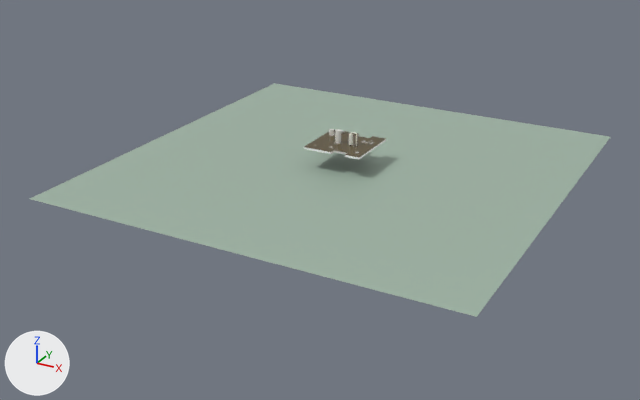
What one commit did to the Blender file Kicad files/Placa_Teste/placa_teste.blend.
The view is the same before and after, from a 50 mm camera at (7.61, -14.9, 6.17) aimed at (-0.24, -0.61, -0.97). The lights are fixed; the arrows at lower left show +X, +Y and +Z.

Before the edit, the objects in view are built like this:
```python
me_pcb_55c3_002 = bpy.data.meshes.new('Pcb_55c3.002')
me_pcb_55c3_002.from_pydata(...)  # 1268 vertices, 1448 faces; spans x -0.623..0.605, y -0.602..0.626, z 0.046..0.084
me_pcb_55c3_002.materials.append(mat_pcb)
me_plane = bpy.data.meshes.new('Plane')
me_plane.from_pydata([(-4.32, -4.32, -0.39), (4.32, -4.32, -0.39), (-4.32, 4.32, -0.39), (4.32, 4.32, -0.39)], [], [(0, 1, 3, 2)])
me_plane.materials.append(mat_material_001)  # grey #a1b6a6
ob_node1 = bpy.data.objects.new('node1', me_pcb_55c3_002)
ob_node1.location = (0.0, 0.0, 0.0)
ob_plane = bpy.data.objects.new('Plane', me_plane)
ob_plane.location = (0.0, 0.0, 0.0)
```
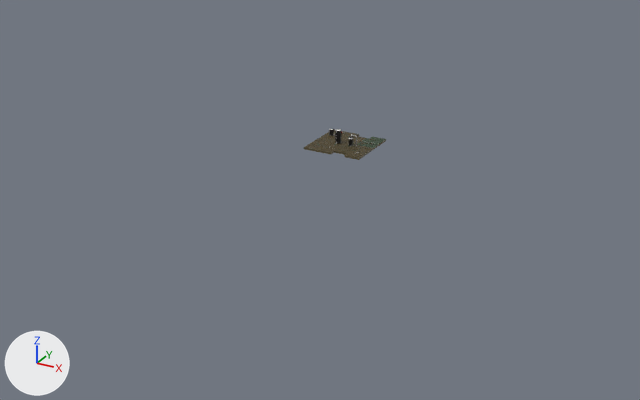
Where the change shows, as pixel boxes (x1, y1, x2, y2) in the pictures (640 x 400 px):
'Plane', hidden: before (30, 83, 610, 317)

The edits, one by one:
Material 'Material' (mat_material) is new.
Its base color is (0.8, 0.8, 0.8) (white #e7e7e7).
me_plane has 4 vertices, 1 face and spans x -4.32..4.32, y -4.32..4.32, z -0.39.
me_plane no longer uses material mat_material_001 (grey #a1b6a6).
me_plane now uses material mat_material (white #e7e7e7).
Object 'Plane' (ob_plane) is now hidden.
